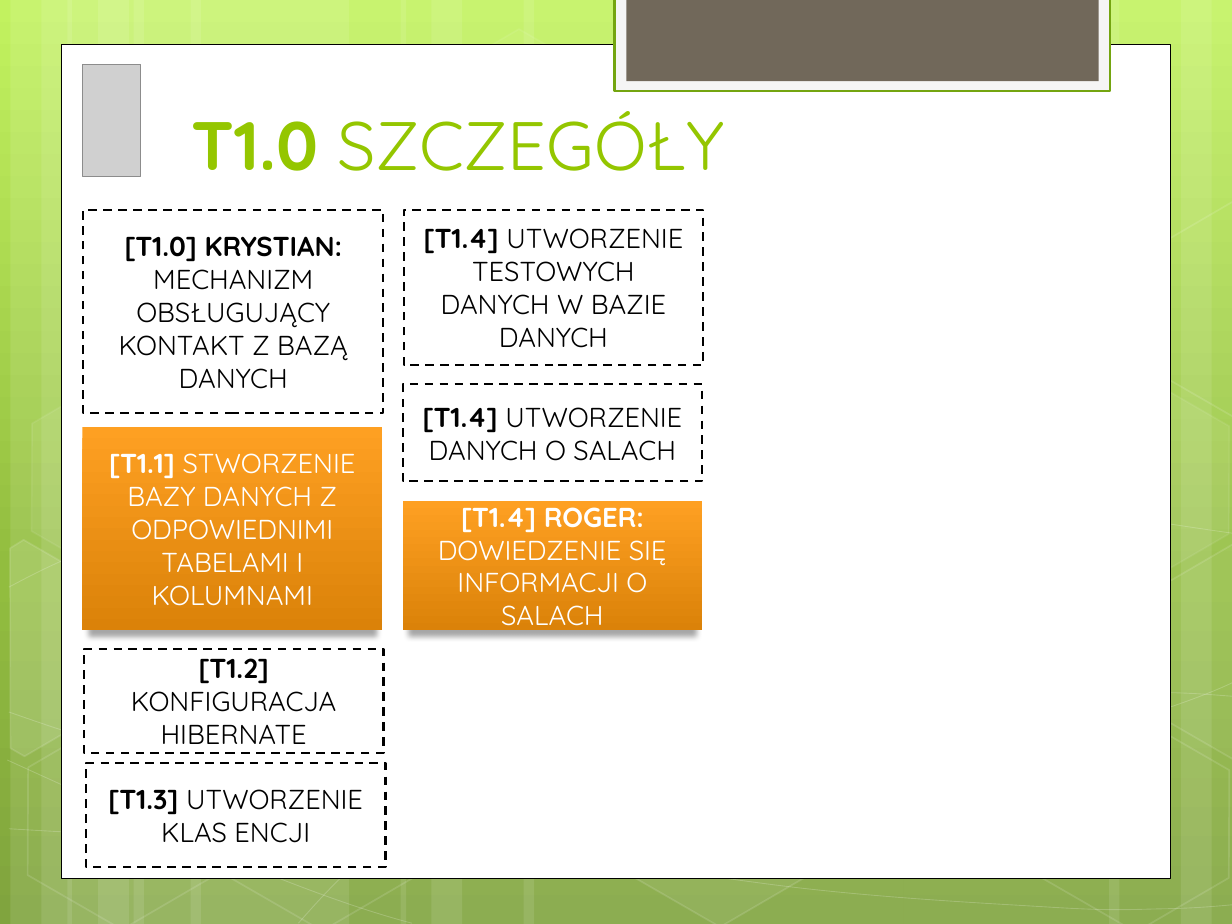
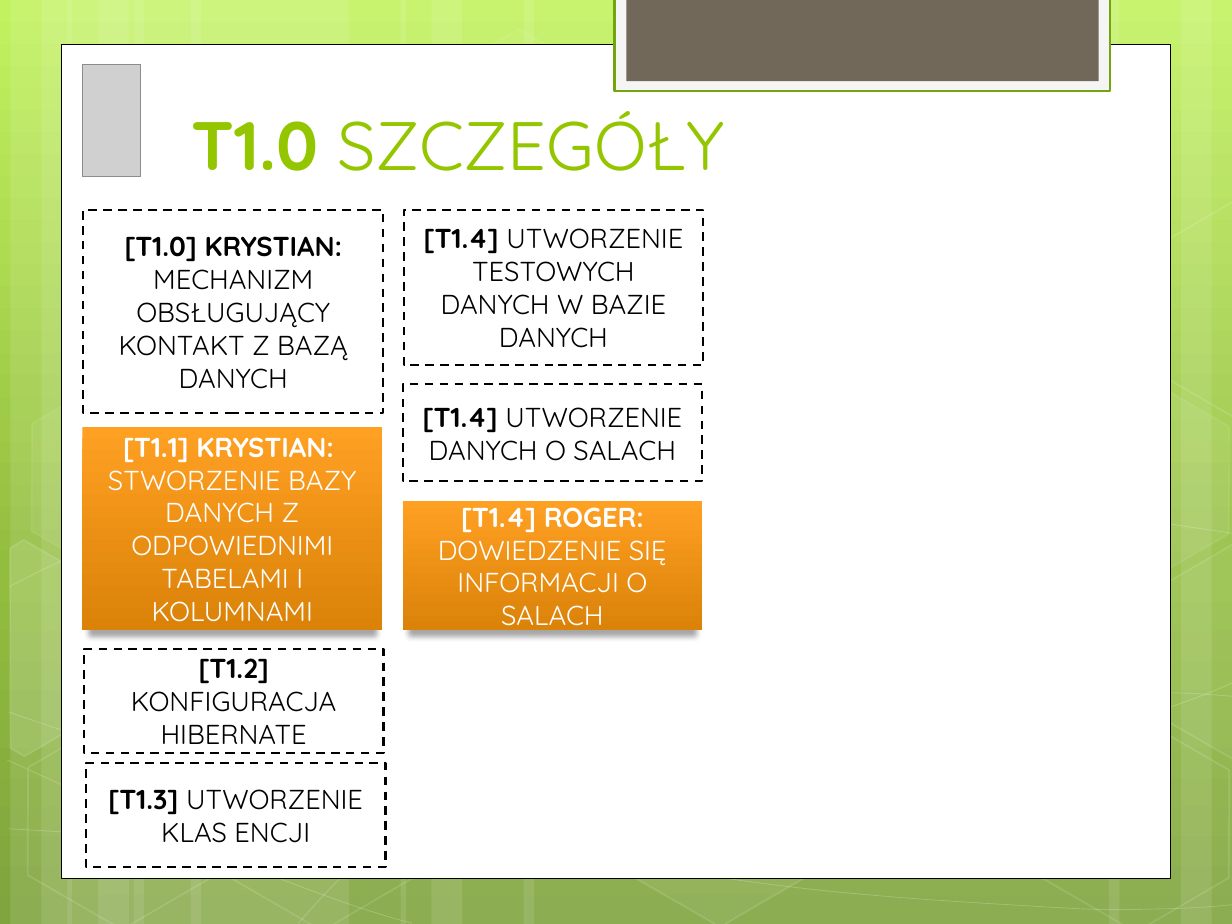
Before and after one commit to Blondas/planner2, a slide deck: slide 3 of dokumentacja/KPI.pptx. Drawn at 1232x924 pixels with LibreOffice and Linux fonts; fonts in the diff are those of the drawing; grey boxes stand for pictures. Boxes give left, top, right and bottom in pixels: in the first picture for what was removed or moved away, otherwise in the second. Text is boxed around its words. In the diff, an @@ line names an element or a change of style, - is before the commit and + after.

Commit message:
KPI poprawka

```diff
--- a/dokumentacja/KPI.pptx
+++ b/dokumentacja/KPI.pptx
@@ text in rectangle at (x1=108, y1=437, x2=356, y2=622): text changed @@
-[T1.1] STWORZENIE BAZY DANYCH Z ODPOWIEDNIMI TABELAMI I KOLUMNAMI
+[T1.1] KRYSTIAN: STWORZENIE BAZY DANYCH Z ODPOWIEDNIMI TABELAMI I KOLUMNAMI
```
